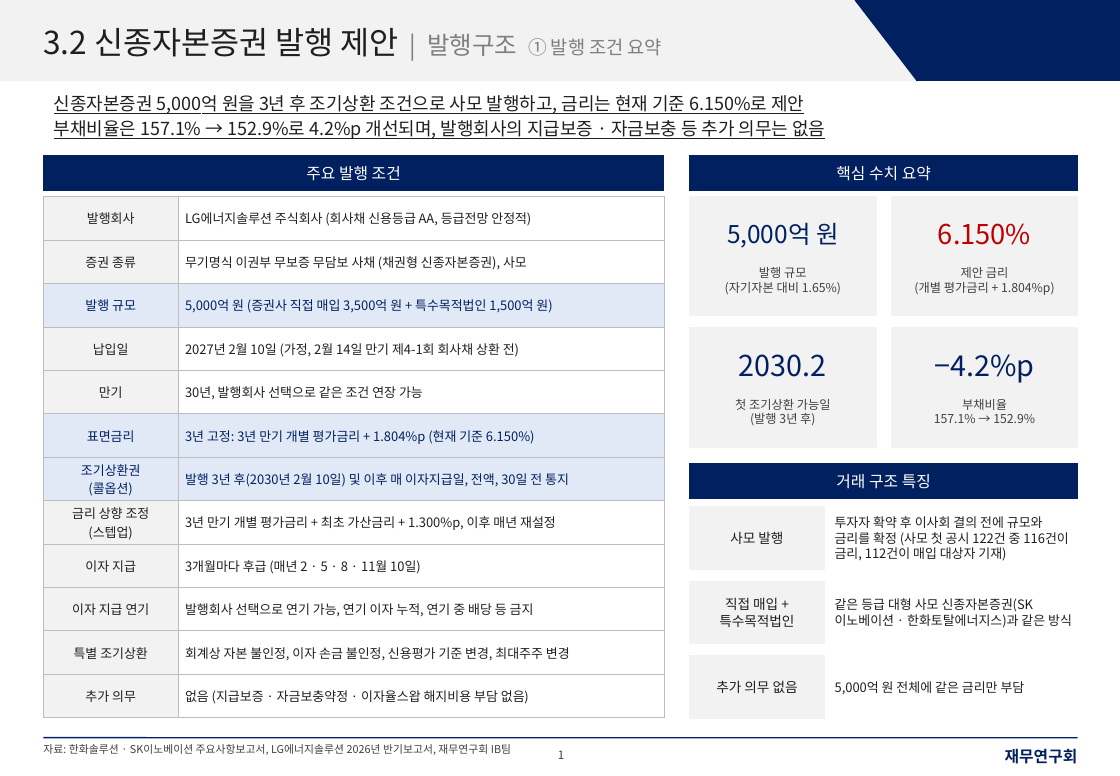
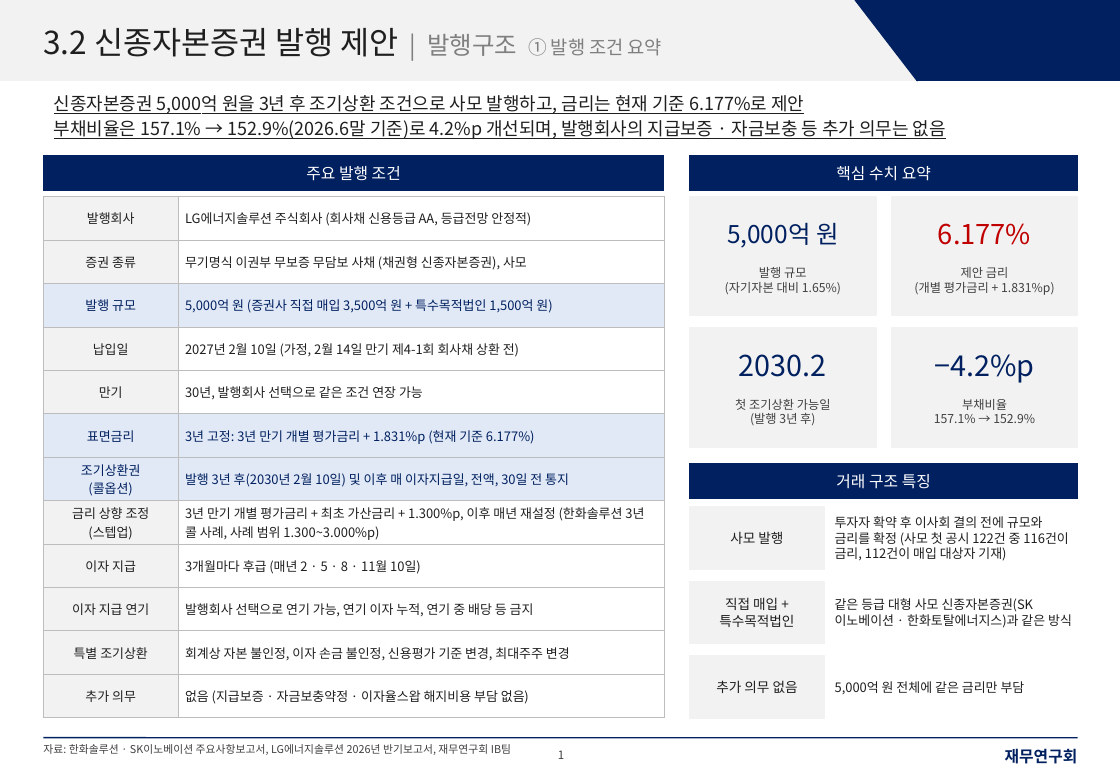
Before and after one commit to shy065542-rgb/SSHHYY, a slide deck: slide 1 of LGES_신종_발행구조_재무연구회양식.pptx. Drawn at 1120x776 pixels with LibreOffice and Linux fonts; fonts in the diff are those of the drawing. Boxes give left, top, right and bottom in pixels: in the first picture for what was removed or moved away, otherwise in the second. Text is boxed around its words. In the diff, an @@ line names an element or a change of style, - is before the commit and + after.

```diff
--- a/LGES_신종_발행구조_재무연구회양식.pptx
+++ b/LGES_신종_발행구조_재무연구회양식.pptx
@@ text at (54,95,946,139): text changed @@
-신종자본증권 5,000억 원을 3년 후 조기상환 조건으로 사모 발행하고, 금리는 현재 기준 6.150%로 제안
-부채비율은 157.1% → 152.9%로 4.2%p 개선되며, 발행회사의 지급보증 · 자금보충 등 추가 의무는 없음
+신종자본증권 5,000억 원을 3년 후 조기상환 조건으로 사모 발행하고, 금리는 현재 기준 6.177%로 제안
+부채비율은 157.1% → 152.9%(2026.6말 기준)로 4.2%p 개선되며, 발행회사의 지급보증 · 자금보충 등 추가 의무는 없음
@@ table at (43,196,664,708) @@
-row 6, column 2: 3년 고정: 3년 만기 개별 평가금리 + 1.804%p (현재 기준 6.150%)
+row 6, column 2: 3년 고정: 3년 만기 개별 평가금리 + 1.831%p (현재 기준 6.177%)
-row 8, column 2: 3년 만기 개별 평가금리 + 최초 가산금리 + 1.300%p, 이후 매년 재설정
+row 8, column 2: 3년 만기 개별 평가금리 + 최초 가산금리 + 1.300%p, 이후 매년 재설정 (한화솔루션 3년 콜 사례, 사례 범위 1.300~3.000%p)
@@ text at (938,223,1031,245): text changed @@
-6.150%
+6.177%
@@ text at (914,282,1055,295): text changed @@
-(개별 평가금리 + 1.804%p)
+(개별 평가금리 + 1.831%p)
```
Also in this commit, not shown: 5 other slides changed.
